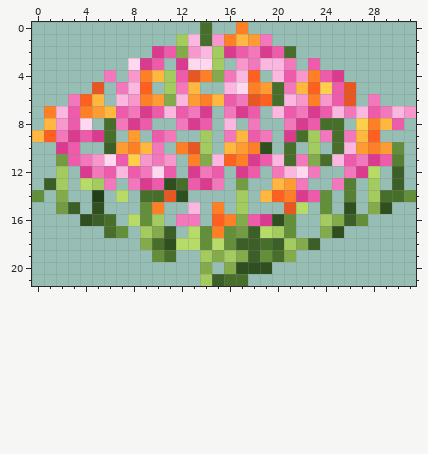
Two states of a pixel-art sprite, objects/gardens/fidwell.scenery_small.tg18/images/0.png. The picture above was drawn from the file before the commit.
The file is 32x22 pixels.
The result:
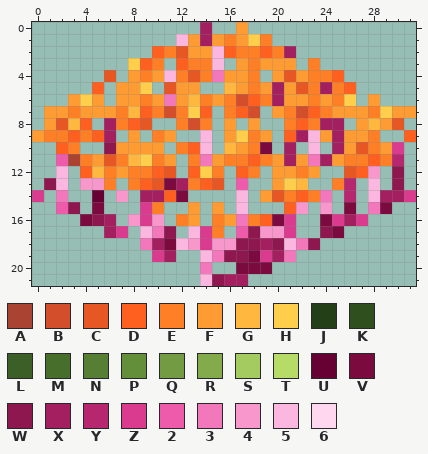
Palette (. is transparent): A #ab4333  B #d34f2b  C #e75723  D #ff5f1f  E #ff7f27  F #ff9b33  G #ffb73f  H #ffcf4b  J #233f17  K #2f4f1f  L #3b5f27  M #476f2b  N #577f33  P #638f3b  Q #739b43  R #83ab4b  S #a3cb5f  T #b7db67  U #670033  V #7b0b3f  W #8f174f  X #a31f5f  Y #b7276f  Z #db3b8f  2 #ef5bab  3 #f377bb  4 #f797cb  5 #fbb7df  6 #ffd7ef
Edits made:
@@ x 0..31 @@
- 0 ..............M..E..............
- 1 ............S5M4EGF3............
- 2 ..........Z2R45SZ23Z2M..........
- 3 ........6Z2.Z66S.43553.2........
- 4 ......3.4EGS2CER35D.524E2Z......
- 5 .....C.35D.S3G..56EFM3GDH2C.....
- 6 ...3DG.54EFR5FEG23CDM54E42C.3...
- 7 .E52EFG23Z2523Z.3Z2.523Z25352354
- 8 .G426.M3Z2..3Z2.5.3..3Z2MM.HEG2.
- 9 GD3Z2ZM.F.23..S.3G23.ZMS3M3GD...
-10 ..Z2..LFEG3.ECS.GFEK.M.S.M5FEFP.
-11 ..Q23462H434.ER5DEZ25M3RM523Z2N.
-12 ..S.Z3252362.Z32.Z2.3563..3ZT.L.
-13 .LS.TS3.3Z2KM2Z3.Q..GF3..3N.S.L.
-14 P.R..J.T.MMCK....S.GDEZ2P.N.SMMP
-15 ..QL.K...PE..5.E.S...CT.P.K.RK..
-16 ....KLM.TPS.33.DER2ZKP..SRLP....
-17 ......MP.SRL.TPEPQLTSP..RK......
-18 .........RMKTTPTPLLMLSRL........
-19 ..........PM..SRSRLPMR..........
-20 ..............R.RKKK............
-21 ..............SLMM..............
+ 0 ..............X..F..............
+ 1 ............5FXFEFHE............
+ 2 ..........DECFF5DEEDEX..........
+ 3 ........HDE.DEE5.FEFFF.E........
+ 4 ......C.FEF5ECE3FFE.FCFEED......
+ 5 .....D.FFH.CFF..GFEFXFCEXED.....
+ 6 ...FHF.FFEF3FGEFEBDEXFFEFEH.F...
+ 7 .FFEFFFEGDEBEHD.EDB.FEBDEFFFEHFF
+ 8 .FCGD.XEDC..EBE.F.F..EDEXX.FGFC.
+ 9 FEEDEDX.F.EF..5.FHEF.DX5FXFFE..D
+10 ..DE..WFFFF.ED5.GFEV.X.5.XFCEFZ.
+11 ..2AEFCEGHEF.E3FEEDEFXF3XFEEDEY.
+12 ..5.DGEFEEDC.DHE.DE.FFEF..CD4.W.
+13 .W5.44E.EDCVXEDC.2..FHG..EY.5.W.
+14 Z.3..U.4.XXDV....5.FCEDE3.Y.5XXZ
+15 ..2W.V...ZE..F.F.5...D4.4.V.3V..
+16 ....VWX.4Z4.EF.EF3EDVZ..VZXZ....
+17 ......XZ.53W.5ZE.2W44Z..WV......
+18 .........3XV54Z44WWXW53W........
+19 ..........ZX..53WWVZX3..........
+20 ..............3..VVV............
+21 ..............5WXX..............
Pixel boxes of the changes (left, top, right, bottom) in both pictures:
changed: (32, 22, 416, 286)
